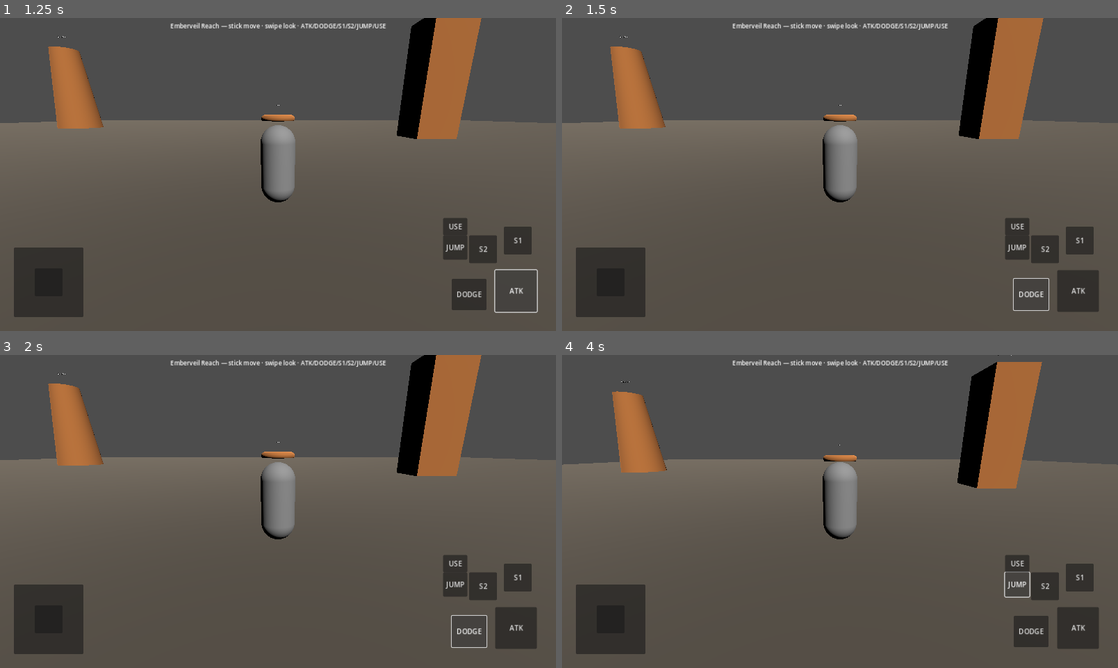
Above: before the commit, frames 1-4 (two rows, left to right).
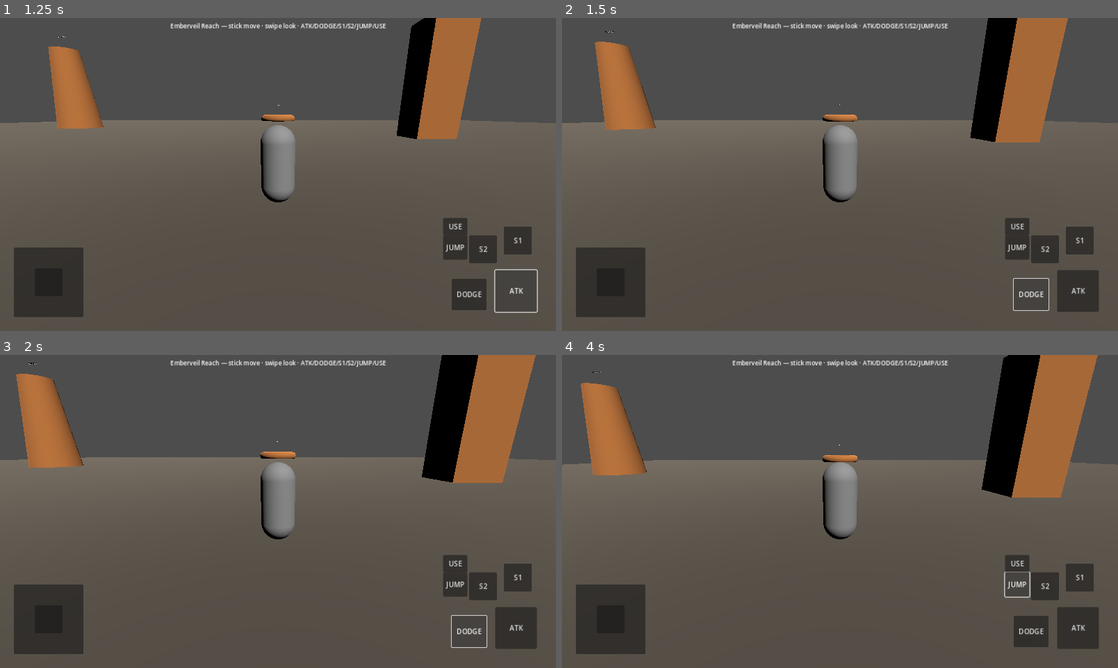
Above: after the commit, the same moments.

Repository: Diddy674176/ashcrown
Game: Godot game, scene res://Main/Main.tscn
Same seed, same stepped clock (60 frames per second), same inputs: the game is played once before the commit and once after it.
Inputs:
- Up to frame 1 (1.25 s): click "ATK" at 0.5 s
- Up to frame 2 (1.5 s): click "DODGE" at 1.25 s
- Up to frame 3 (2 s): no input
- Up to frame 4 (4 s): click "S1" at 2 s; click "S2" at 2.75 s; click "JUMP" at 3.5 s

Frame 1 is identical in both runs. In frame 2, 5.4% of the frame differs, in the area x 5-91%, y 0-40%; in frame 3, 11%; in frame 4, 12%, in the area x 3-97%, y 0-46%.
Error before the commit: Invalid call. Nonexistent function 'apply_to_player' in base 'Node (SaveManager.gd)'. (res://Character/PlayerController.gd:66)

Commit message:
feat: SaveManager persists HP kit xp gold

Diff:
--- a/Save/SaveManager.gd
+++ b/Save/SaveManager.gd
@@ -1,7 +1,7 @@
 extends Node
-## Corruption-safe autosave (temp → rename). Player position + version.
+## Corruption-safe autosave - position, HP, kit, xp/gold.
 
-const SAVE_VERSION := 1
+const SAVE_VERSION := 2
 const SAVE_DIR := "user://saves"
 const SAVE_NAME := "autosave.json"
 const TEMP_NAME := "autosave.json.tmp"
@@ -9,7 +9,17 @@
 
 var data: Dictionary = {
 	"version": SAVE_VERSION,
-	"player_position": {"x": 0.0, "y": 1.2, "z": 12.0},
+	"player_position": {"x": 0.0, "y": 1.2, "z": 16.0},
+	"hp": 120.0,
+	"max_hp": 120.0,
+	"stamina": 100.0,
+	"focus": 100.0,
+	"heat": 0.0,
+	"kit_id": "Ashblade",
+	"xp": 0,
+	"gold": 0,
+	"inventory": [],
+	"scene": "emberveil",
 }
 var _player: Node3D
 var _timer: Timer
@@ -29,7 +39,7 @@
 
 func _on_autosave() -> void:
 	if _player and is_instance_valid(_player):
-		capture_player_transform(_player)
+		capture_from_player(_player)
 	save()
 
 func _notification(what: int) -> void:
@@ -37,21 +47,65 @@
 			or what == NOTIFICATION_APPLICATION_PAUSED \
 			or what == NOTIFICATION_EXIT_TREE:
 		if _player and is_instance_valid(_player):
-			capture_player_transform(_player)
+			capture_from_player(_player)
 		save()
 
 func capture_player_transform(player: Node3D) -> void:
 	var p := player.global_position
 	data["player_position"] = {"x": p.x, "y": p.y, "z": p.z}
+
+func capture_from_player(player: Node3D) -> void:
+	capture_player_transform(player)
 	data["version"] = SAVE_VERSION
+	if player.has_method("get_kit_id"):
+		data["kit_id"] = player.get_kit_id()
+	if "xp" in player:
+		data["xp"] = player.xp
+	if "gold" in player:
+		data["gold"] = player.gold
+	if "inventory" in player:
+		data["inventory"] = player.inventory.duplicate()
+	var c = player.get("combat")
+	if c:
+		data["hp"] = c.hp
+		data["max_hp"] = c.max_hp
+		data["stamina"] = c.stamina
+		data["focus"] = c.focus
+		data["heat"] = c.heat
 
 func apply_player_transform(player: Node3D) -> void:
 	var p: Dictionary = data.get("player_position", {})
 	player.global_position = Vector3(
 		float(p.get("x", 0.0)),
 		float(p.get("y", 1.2)),
-		float(p.get("z", 12.0))
+		float(p.get("z", 16.0))
 	)
+
+func apply_to_player(player: Node3D) -> void:
+	apply_player_transform(player)
+	if player.has_method("set_kit_id"):
+		player.set_kit_id(str(data.get("kit_id", "Ashblade")))
+	if "xp" in player:
+		player.xp = int(data.get("xp", 0))
+	if "gold" in player:
+		player.gold = int(data.get("gold", 0))
+	if "inventory" in player:
+		player.inventory = data.get("inventory", []).duplicate()
+	var c = player.get("combat")
+	if c and c.has_method("apply_snapshot"):
+		c.apply_snapshot({
+			"hp": data.get("hp", 120.0),
+			"max_hp": data.get("max_hp", 120.0),
+			"stamina": data.get("stamina", 100.0),
+			"focus": data.get("focus", 100.0),
+			"heat": data.get("heat", 0.0),
+		})
+
+func set_scene_id(id: String) -> void:
+	data["scene"] = id
+
+func get_scene_id() -> String:
+	return str(data.get("scene", "emberveil"))
 
 func save() -> bool:
 	data["version"] = SAVE_VERSION
@@ -87,23 +141,30 @@
 		push_warning("SaveManager: corrupt JSON")
 		return false
 	var loaded: Dictionary = parsed
-	if int(loaded.get("version", 0)) != SAVE_VERSION:
+	var ver := int(loaded.get("version", 0))
+	if ver < 1 or ver > SAVE_VERSION:
 		push_warning("SaveManager: unsupported version")
 		return false
+	if not loaded.has("kit_id"):
+		loaded["kit_id"] = "Ashblade"
+	if not loaded.has("xp"):
+		loaded["xp"] = 0
+	if not loaded.has("gold"):
+		loaded["gold"] = 0
+	loaded["version"] = SAVE_VERSION
 	data = loaded
 	return true
 
-# Aliases
 func save_game() -> bool:
 	if _player and is_instance_valid(_player):
-		capture_player_transform(_player)
+		capture_from_player(_player)
 	return save()
 
 func load_game() -> bool:
 	if not load_save():
 		return false
 	if _player and is_instance_valid(_player):
-		apply_player_transform(_player)
+		apply_to_player(_player)
 		return true
 	return false
 
